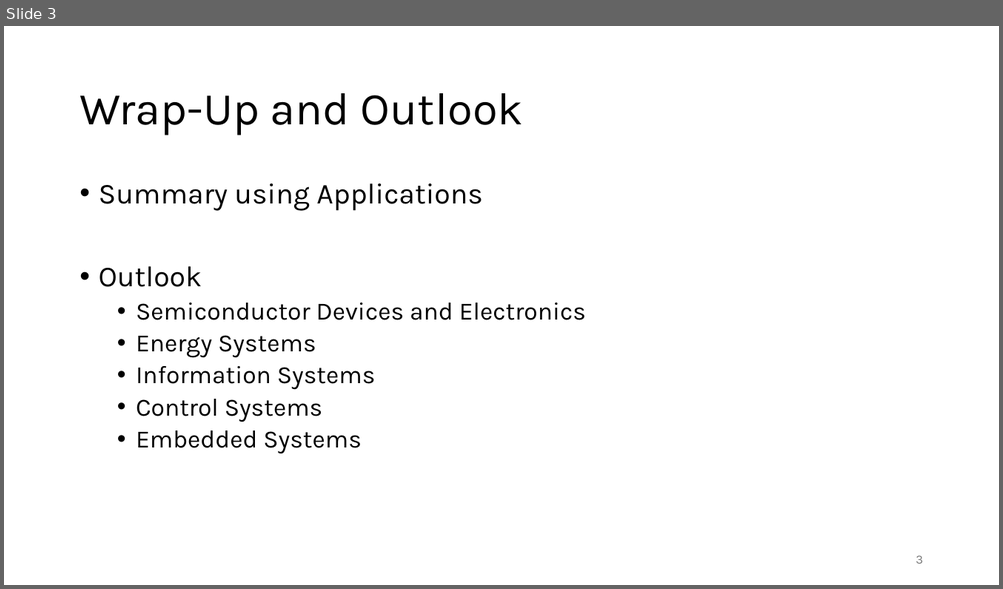
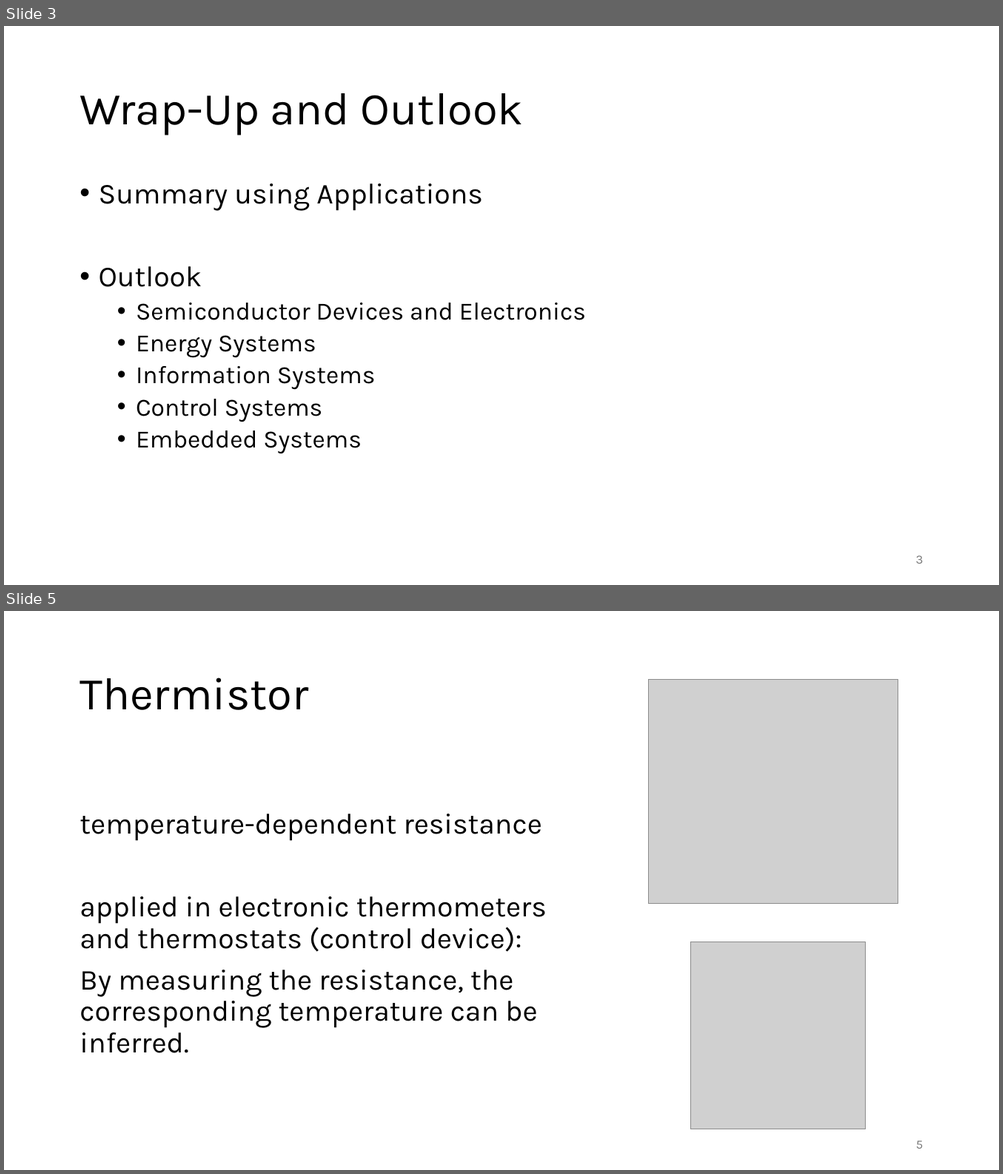
Before and after one commit to FelixWick/intro_electrical_eng, a slide deck: slides/5_outlook.pptx. Shown one above the other, each under a label of ours: slide 3 before the commit, slides 3 and 5 after it; the slides between them are not shown. The pictures are 1003x589 and 1003x1174 pixels, drawn with LibreOffice and Linux fonts; fonts in the diff are those of the drawing; grey boxes stand for pictures. Boxes give left, top, right and bottom in pixels: in the first picture for what was removed or moved away, otherwise in the second. Text is boxed around its words. In the diff, an @@ line names an element or a change of style, - is before the commit and + after.

```diff
--- a/slides/5_outlook.pptx
+++ b/slides/5_outlook.pptx
@@ slide 5 added at box(4, 611, 999, 1170), background #FFFFFF @@
@@ title added at box(79, 678, 308, 710), 44 pt, text #000000 @@
+Thermistor
@@ picture added at box(648, 680, 898, 904) @@
@@ text added at box(79, 814, 546, 1054), 28 pt, text #000000 @@
+temperature-dependent resistance
+applied in electronic thermometers and thermostats (control device):
+By measuring the resistance, the corresponding temperature can be inferred.
@@ picture added at box(691, 943, 866, 1130) @@
@@ page number added at box(916, 1141, 922, 1149), 12 pt, text #797979 @@
+5
```
Also in this commit, not shown: 8 slides changed, 5 other slides added, 2 slides removed, 1 other file.
